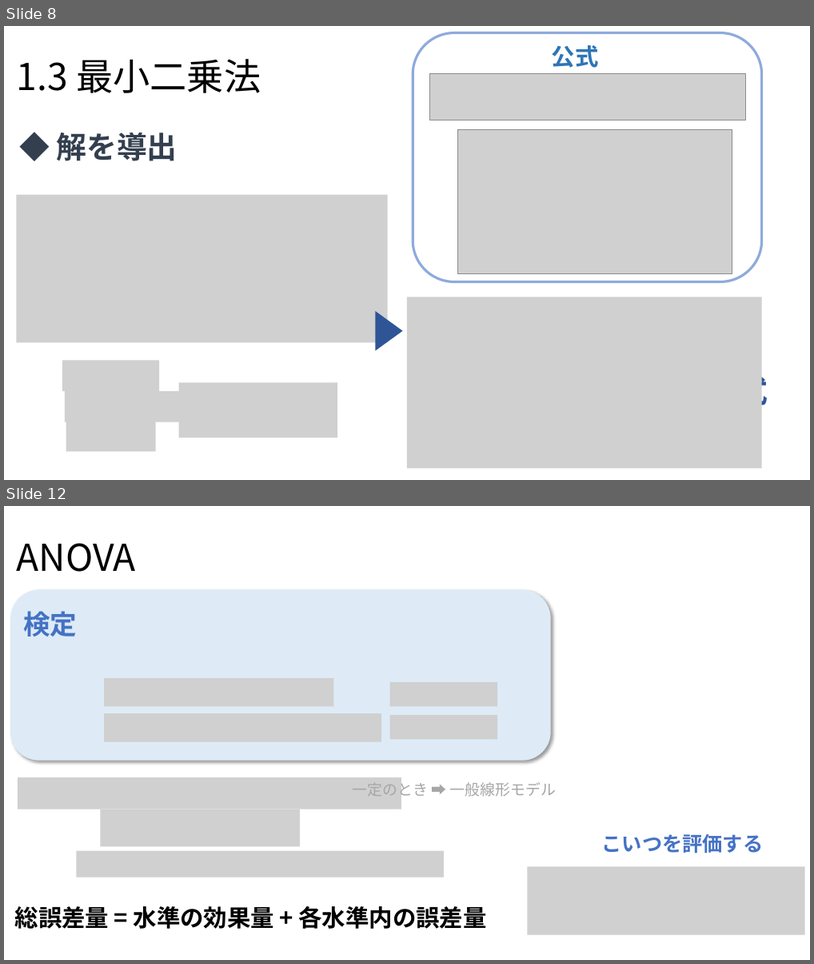
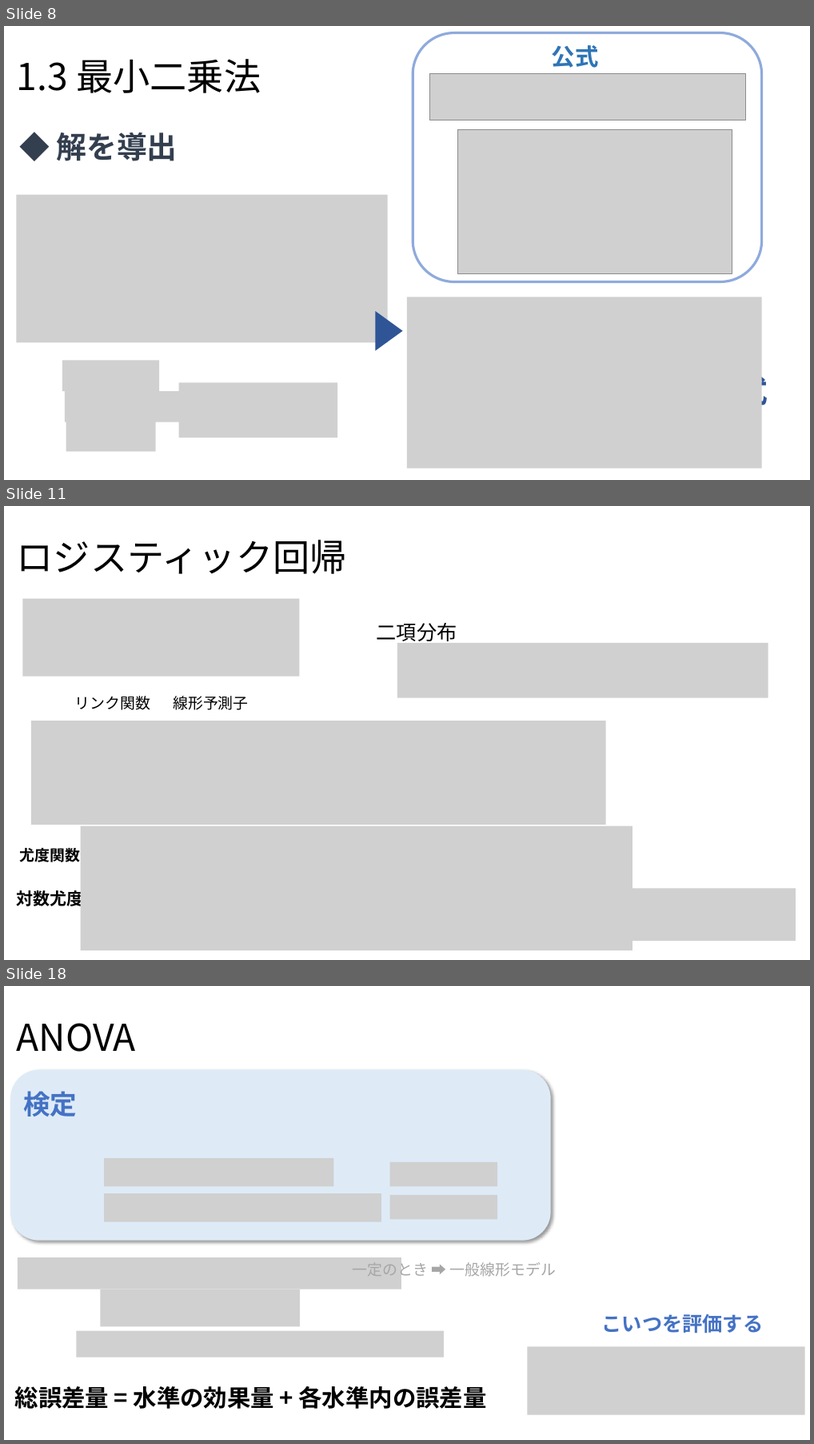
Before and after one commit to Yoshifumi14/stats, a slide deck: statistics2.pptx. Shown one above the other, each under a label of ours: slides 8 and 12 before the commit, slides 8, 11 and 18 after it; the slides between them are not shown. The pictures are 814x964 and 814x1444 pixels, drawn with LibreOffice and Linux fonts; fonts in the diff are those of the drawing; grey boxes stand for pictures. Boxes give left, top, right and bottom in pixels: in the first picture for what was removed or moved away, otherwise in the second. Text is boxed around its words. In the diff, an @@ line names an element or a change of style, - is before the commit and + after.

```diff
--- a/statistics2.pptx
+++ b/statistics2.pptx
@@ slide 11 added at (4,506,810,960), background #FFFFFF @@
@@ title added at (17,540,347,574), 44 pt, text #000000 @@
+ロジスティック回帰
@@ picture added at (22,599,300,676) @@
@@ text added at (377,623,458,645), 24 pt, text #000000 @@
+二項分布
@@ picture added at (398,643,769,698) @@
@@ text added at (75,696,150,710), 18 pt, text #000000 @@
+リンク関数
@@ text added at (173,696,248,710), 18 pt, text #000000 @@
+線形予測子
@@ picture added at (31,720,606,825) @@
@@ picture added at (81,826,633,951) @@
@@ text added at (20,848,81,862), 18 pt, text #000000, bold @@
+尤度関数
@@ picture added at (603,888,796,940) @@
@@ text added at (17,890,84,906), 20 pt, text #000000, bold @@
+対数尤度
@@ what was slide 12 is now slide 18 @@
```
Also in this commit, not shown: 1 slide changed, 5 other slides added, 9 other files.
